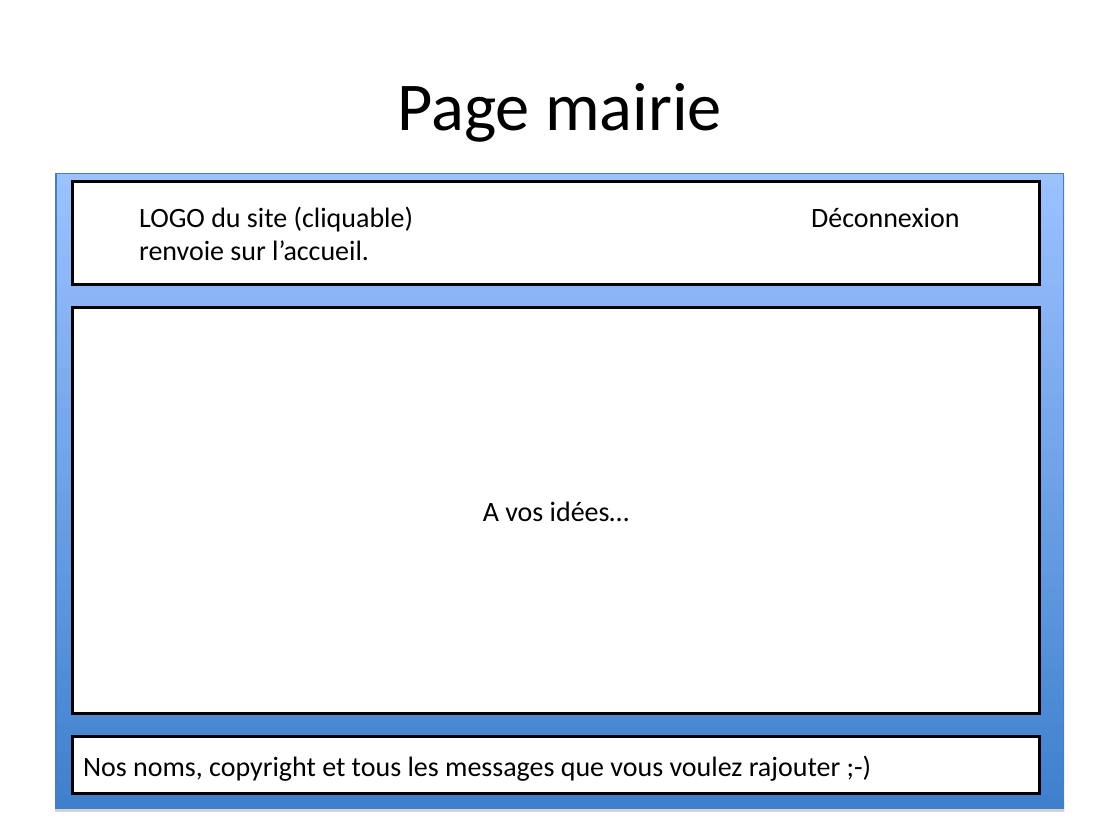
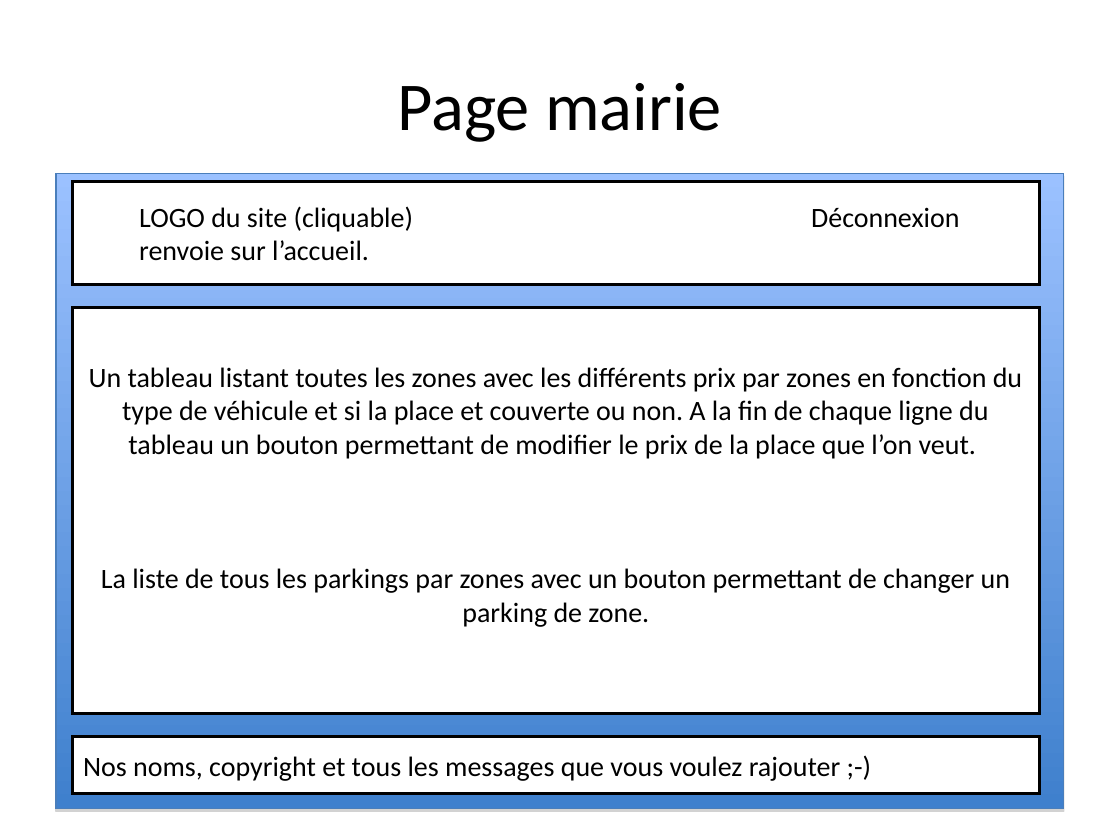
Before and after one commit to BruMaOuSen/BMOS, a slide deck: slide 6 of propositionsPagesDuSite.ppt. Drawn at 1120x840 pixels with LibreOffice and Linux fonts; fonts in the diff are those of the drawing. Boxes give left, top, right and bottom in pixels: in the first picture for what was removed or moved away, otherwise in the second. Text is boxed around its words. In the diff, an @@ line names an element or a change of style, - is before the commit and + after.

Commit message:
Modif dans le ppt de la page Mairie

```diff
--- a/propositionsPagesDuSite.ppt
+++ b/propositionsPagesDuSite.ppt
@@ text in rectangle at (x1=89, y1=367, x2=1022, y2=627): text changed @@
-A vos idées…
+Un tableau listant toutes les zones avec les différents prix par zones en fonction du type de véhicule et si la place et couverte ou non. A la fin de chaque ligne du tableau un bouton permettant de modifier le prix de la place que l’on veut.
+La liste de tous les parkings par zones avec un bouton permettant de changer un parking de zone.
```
